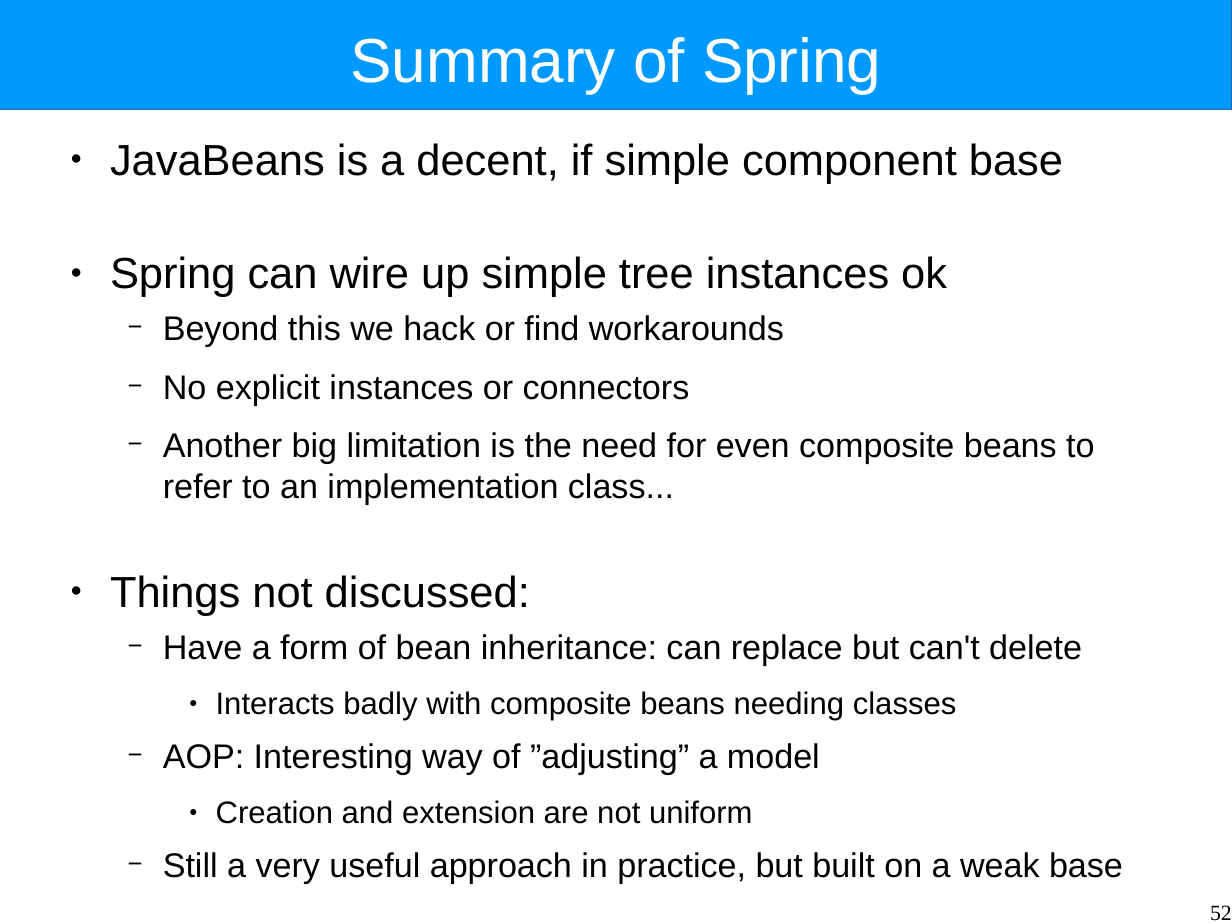
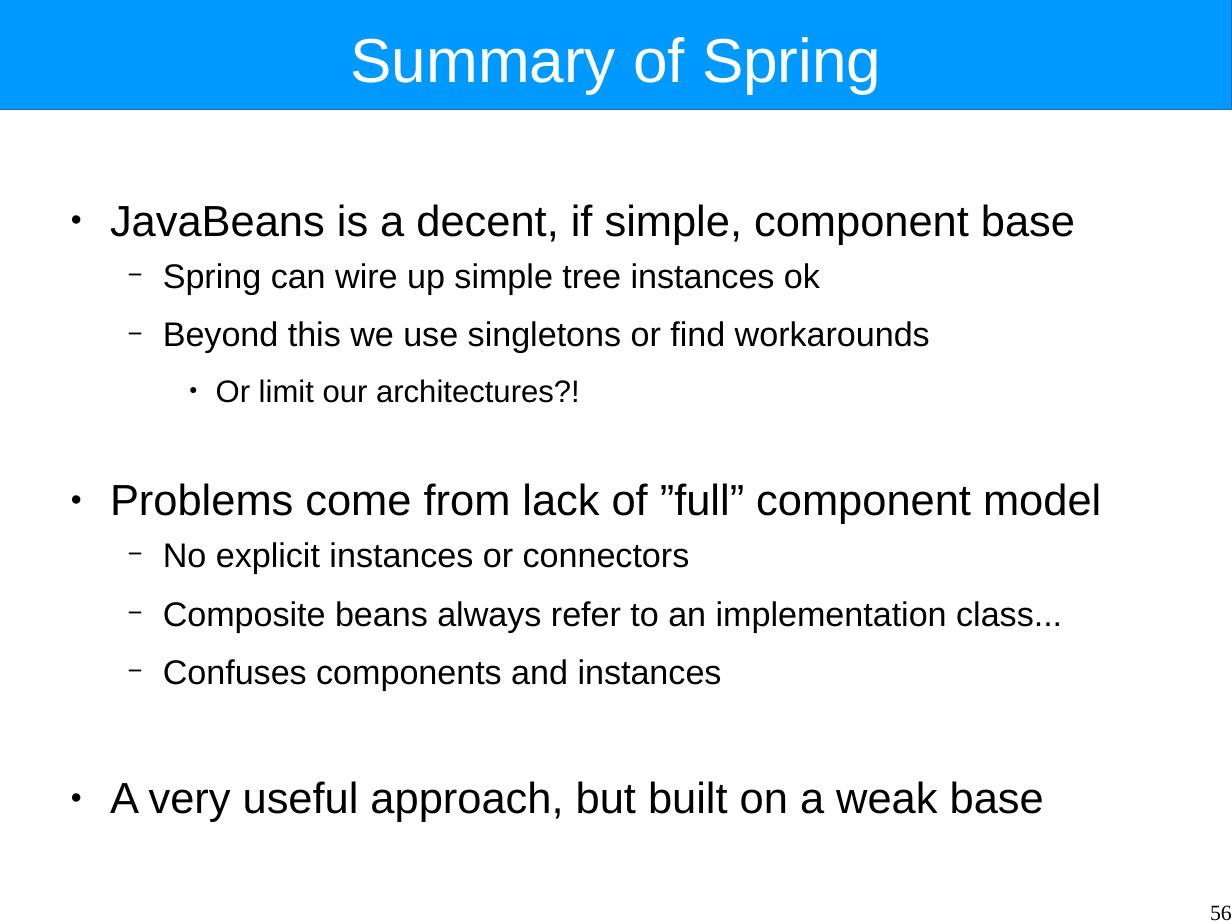
Before and after one commit to Intrinsarc/intrinsarc-evolve, a slide deck: slide 56 of Academic Work/lectures/components.odp (slide 52 before the commit). Drawn at 1232x924 pixels with LibreOffice and Linux fonts; fonts in the diff are those of the drawing. Boxes give left, top, right and bottom in pixels: in the first picture for what was removed or moved away, otherwise in the second. Text is boxed around its words. In the diff, an @@ line names an element or a change of style, - is before the commit and + after.

Commit message:
updated component lecture

```diff
--- a/Academic Work/lectures/components.odp
+++ b/Academic Work/lectures/components.odp
@@ text at bbox=[110, 204, 1075, 245]: text changed @@
-● JavaBeans is a decent, if simple component base
+● JavaBeans is a decent, if simple, component base
@@ text at bbox=[163, 263, 820, 294]: size 28 to 22 pt in "Spring can wire up simple tree instances ..."; bullet ● to −; list level 1 to 2 in "Spring can wire up simple ..." @@
@@ text at bbox=[110, 321, 1101, 524]: text changed @@
-  − Beyond this we hack or find workarounds
+  − Beyond this we use singletons or find workarounds
+    ● Or limit our architectures?!
+● Problems come from lack of ”full” component model
@@ text at bbox=[110, 601, 1062, 822]: text changed @@
-  − Another big limitation is the need for even composite beans to refer to an implementation class...
-● Things not discussed:
-  − Have a form of bean inheritance: can replace but can't delete
-    ● Interacts badly with composite beans needing classes
-  − AOP: Interesting way of ”adjusting” a model
-    ● Creation and extension are not uniform
-  − Still a very useful approach in practice, but built on a weak base
+  − Composite beans always refer to an implementation class...
+  − Confuses components and instances
+● A very useful approach, but built on a weak base
@@ page number at bbox=[1210, 905, 1232, 921]: text changed @@
-52
+56
```
Also in this commit, not shown: 12 other slides changed, 25 slides added, 9 slides removed, 3 other files.
